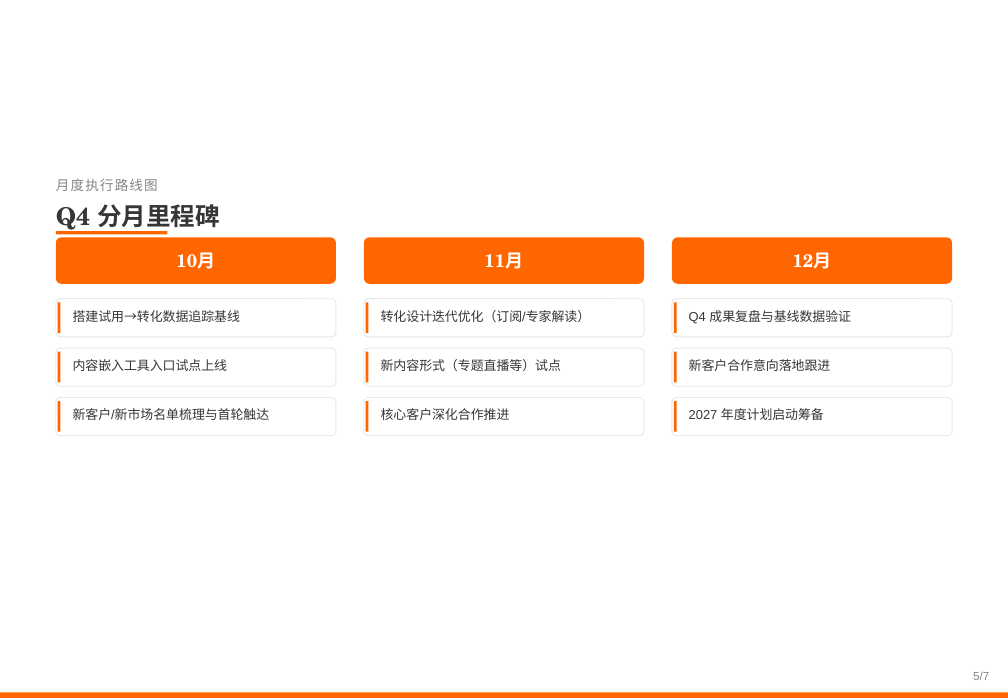
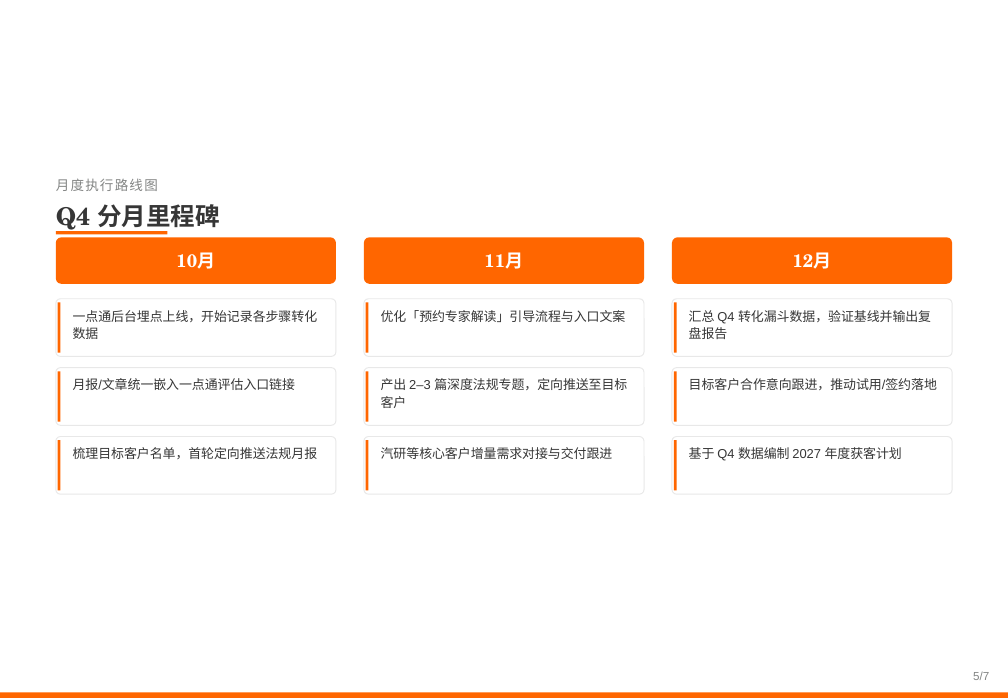
Before and after one commit to zhenghannah1228-boop/Auto-Reg-Monitor, a slide deck: slide 5 of 汽车板块Q4推广计划.pptx. Drawn at 1008x698 pixels with LibreOffice and Linux fonts; fonts in the diff are those of the drawing; background and template pictures are left out. Boxes give left, top, right and bottom in pixels: in the first picture for what was removed or moved away, otherwise in the second. Text is boxed around its words. In the diff, an @@ line names an element or a change of style, - is before the commit and + after.

```diff
--- a/汽车板块Q4推广计划.pptx
+++ b/汽车板块Q4推广计划.pptx
@@ rounded rectangle: place and size @@
-rounded rectangle at [56, 299, 336, 337]
+rounded rectangle at [56, 299, 336, 356]
@@ rounded rectangle: place and size @@
-rounded rectangle at [364, 299, 644, 337]
+rounded rectangle at [364, 299, 644, 356]
@@ rounded rectangle: place and size @@
-rounded rectangle at [672, 299, 952, 337]
+rounded rectangle at [672, 299, 952, 356]
@@ rectangle: place and size @@
-rectangle at [58, 302, 60, 333]
+rectangle at [58, 302, 60, 353]
@@ text at [73, 310, 318, 339]: text changed @@
-搭建试用→转化数据追踪基线
+一点通后台埋点上线，开始记录各步骤转化数据
@@ rectangle: place and size @@
-rectangle at [366, 302, 369, 333]
+rectangle at [366, 302, 369, 353]
@@ text at [381, 310, 626, 322]: text changed @@
-转化设计迭代优化（订阅/专家解读）
+优化「预约专家解读」引导流程与入口文案
@@ rectangle: place and size @@
-rectangle at [674, 302, 677, 333]
+rectangle at [674, 302, 677, 353]
@@ text at [689, 310, 931, 339]: text changed @@
-Q4 成果复盘与基线数据验证
+汇总 Q4 转化漏斗数据，验证基线并输出复盘报告
@@ rounded rectangle: place and size @@
-rounded rectangle at [56, 348, 336, 386]
+rounded rectangle at [56, 368, 336, 425]
@@ rectangle: place and size @@
-rectangle at [58, 352, 60, 383]
+rectangle at [58, 371, 60, 422]
@@ text at [73, 378, 295, 390]: text changed @@
-内容嵌入工具入口试点上线
+月报/文章统一嵌入一点通评估入口链接
@@ rounded rectangle: place and size @@
-rounded rectangle at [364, 348, 644, 386]
+rounded rectangle at [364, 368, 644, 425]
@@ rectangle: place and size @@
-rectangle at [366, 352, 369, 383]
+rectangle at [366, 371, 369, 422]
@@ text at [381, 378, 627, 408]: text changed @@
-新内容形式（专题直播等）试点
+产出 2–3 篇深度法规专题，定向推送至目标客户
@@ rounded rectangle: place and size @@
-rounded rectangle at [672, 348, 952, 386]
+rounded rectangle at [672, 368, 952, 425]
@@ rectangle: place and size @@
-rectangle at [674, 352, 677, 383]
+rectangle at [674, 371, 677, 422]
@@ text at [689, 378, 937, 390]: text changed @@
-新客户合作意向落地跟进
+目标客户合作意向跟进，推动试用/签约落地
@@ rounded rectangle: place and size @@
-rounded rectangle at [56, 397, 336, 436]
+rounded rectangle at [56, 437, 336, 494]
@@ rectangle: place and size @@
-rectangle at [58, 401, 60, 432]
+rectangle at [58, 440, 60, 491]
@@ text at [73, 447, 318, 459]: text changed @@
-新客户/新市场名单梳理与首轮触达
+梳理目标客户名单，首轮定向推送法规月报
@@ rounded rectangle: place and size @@
-rounded rectangle at [364, 397, 644, 436]
+rounded rectangle at [364, 437, 644, 494]
@@ rectangle: place and size @@
-rectangle at [366, 401, 369, 432]
+rectangle at [366, 440, 369, 491]
@@ text at [381, 447, 613, 459]: text changed @@
-核心客户深化合作推进
+汽研等核心客户增量需求对接与交付跟进
@@ proportions changed in 9 elements at [56, 299, 336, 356], [364, 299, 644, 356], [672, 299, 952, 356], [56, 368, 336, 425], [364, 368, 644, 425], [672, 368, 952, 425], [56, 437, 336, 494], [364, 437, 644, 494], [672, 437, 952, 494] @@
@@ rounded rectangle: place and size @@
-rounded rectangle at [672, 397, 952, 436]
+rounded rectangle at [672, 437, 952, 494]
@@ rectangle: place and size @@
-rectangle at [674, 401, 677, 432]
+rectangle at [674, 440, 677, 491]
@@ text at [689, 447, 902, 461]: text changed @@
-2027 年度计划启动筹备
+基于 Q4 数据编制 2027 年度获客计划
```
Also in this commit, not shown: 5 other slides changed.
